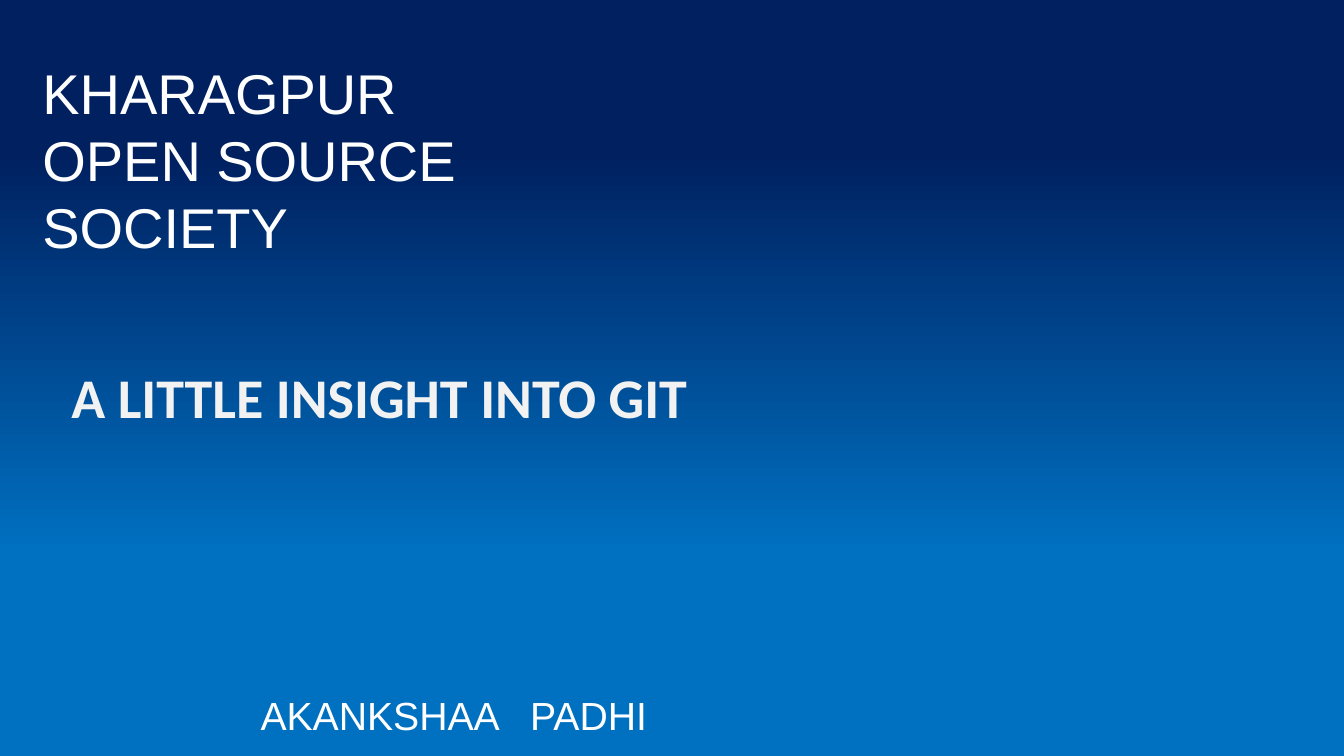
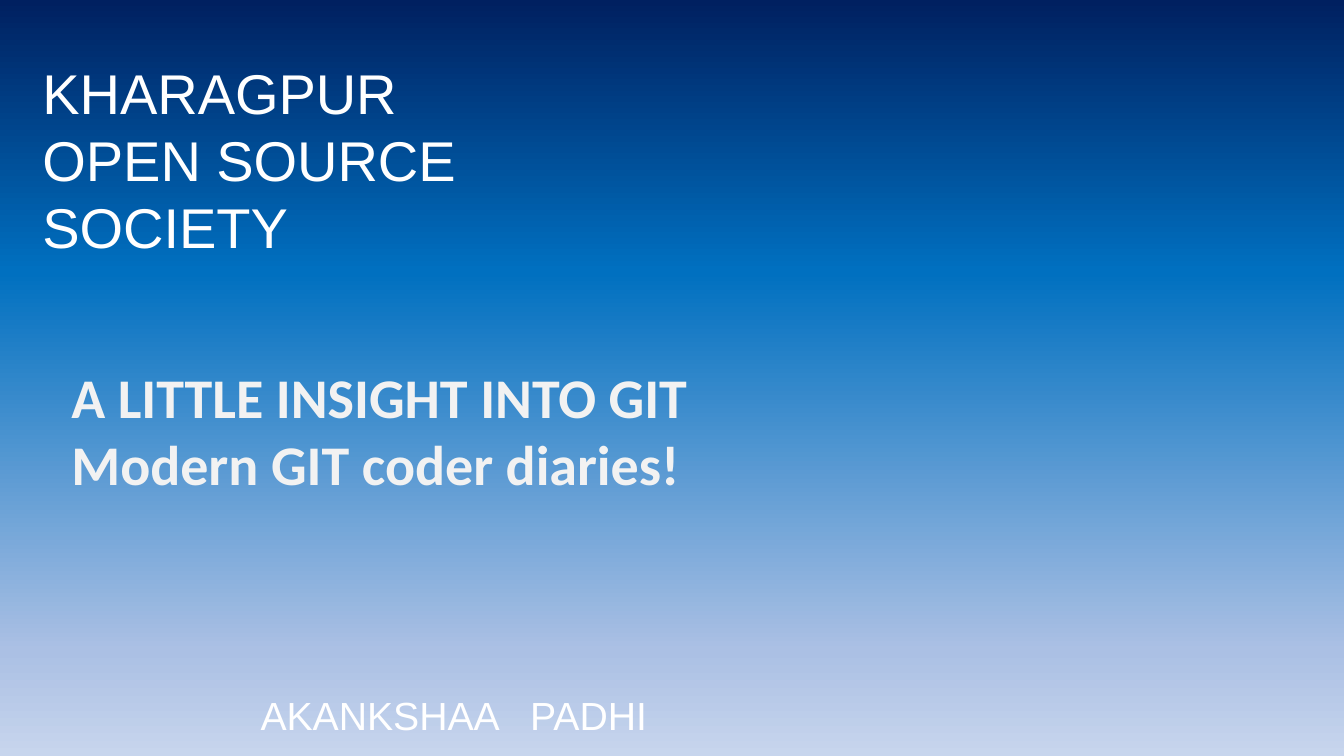
Before and after one commit to 23ME10007/KOSS, a slide deck: slide 1 of koss.pptm. Drawn at 1344x756 pixels with LibreOffice and Linux fonts; fonts in the diff are those of the drawing; background and template pictures are left out. Boxes give left, top, right and bottom in pixels: in the first picture for what was removed or moved away, otherwise in the second. Text is boxed around its words. In the diff, an @@ line names an element or a change of style, - is before the commit and + after.

```diff
--- a/koss.pptm
+++ b/koss.pptm
@@ background gradient #002060 to #0070C0 to gradient #002060 to #0070C0 to #ABC0E4 to #C7D5ED @@
@@ text at <box>71,446,680,486</box>: paragraph added @@
+Modern GIT coder diaries!
```
Also in this commit, not shown: 10 other slides changed, 7 slides added.
